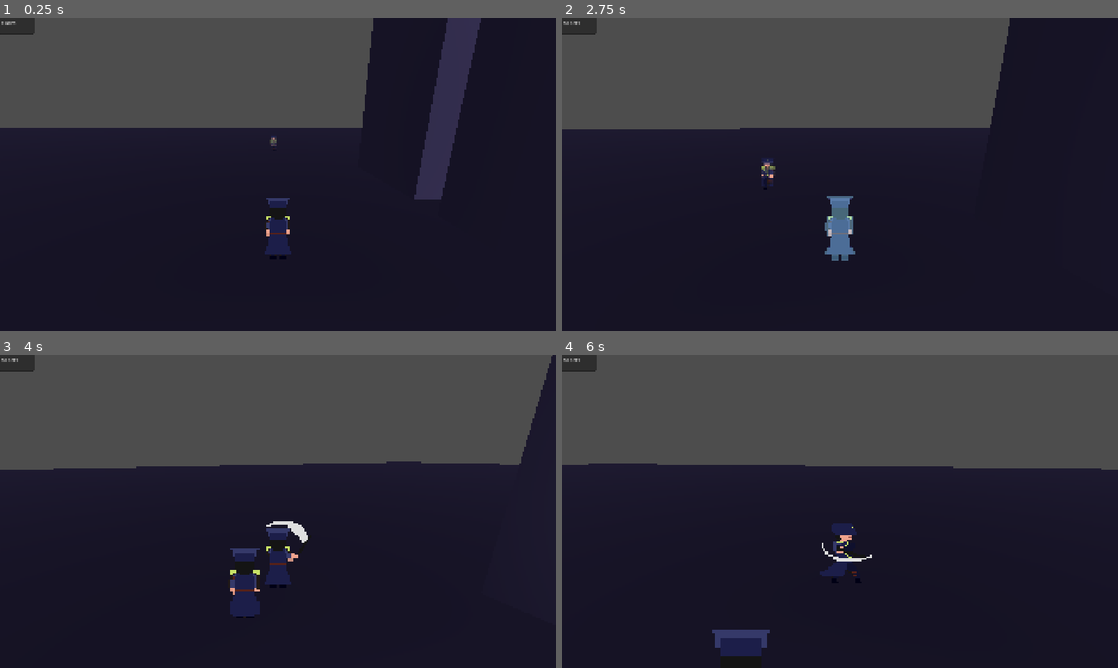
Above: before the commit, frames 1-4 (two rows, left to right).
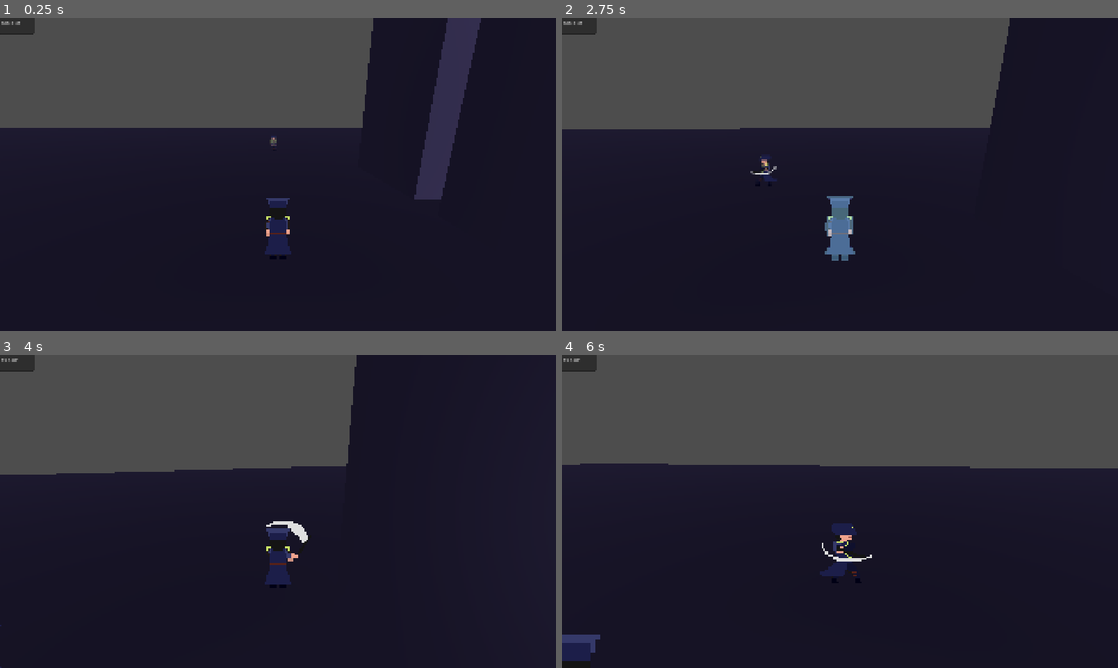
Above: after the commit, the same moments.

Repository: zenrythebard/dinamik_21_gamejam
Game: Godot game, scene res://test_assets/test_3d.tscn
The game is run twice, just before and just after one commit, with the same random seed, the same clock (stepped at 60 frames per second) and the same inputs. This scene is started directly instead of the project's main scene.
Inputs (mouse positions are in pixels of both pictures, inside the frame that each line leads up to):
- Up to frame 1 (0.25 s): no input
- Up to frame 2 (2.75 s): tap Enter (ui_accept) at 0.5, 0.77, 1.52 s; move the mouse to (867, 174) at 0.52 s; hold W (walk_forward) from 0.53 s (still down); click (867, 174) at 0.6 s; move the mouse to (812, 174) at 1.27 s; click (812, 174) at 1.35 s; move the mouse to (851, 168) at 2.02 s; tap Shift (dash) at 2.1 s; click (851, 168) at 2.3 s
- Up to frame 3 (4 s): keep holding W (walk_forward); move the mouse to (272, 517) at 2.77 s; click (272, 517) at 2.85 s; tap Enter (ui_accept) at 3.02, 3.77 s; move the mouse to (316, 514) at 3.52 s; click (316, 514) at 3.6 s
- Up to frame 4 (6 s): move the mouse to (795, 508) at 4.27 s; tap Shift (dash) at 4.35 s; tap Enter (ui_accept) at 4.52 s; click (795, 508) at 4.55 s; move the mouse to (845, 511) at 5.02 s; click (845, 511) at 5.1 s; move the mouse to (817, 505) at 5.77 s; release W (walk_forward) at 5.78 s; hold D (walk_right) from 5.78 s (still down); click (817, 505) at 5.85 s

The runs differ from the first frame. In frame 1, less than 0.1% of the frame differs, in the area x 0-4%, y 1-3%; in frame 2, 0.2%; in frame 3, 13%, in the area x 0-100%, y 0-100%; in frame 4, 1.3%.

Commit message:
health implement

Diff:
--- a/test_assets/debug_hud.gd
+++ b/test_assets/debug_hud.gd
@@ -1,15 +1,19 @@
 class_name DebugHud extends Control
 @onready var debug_text : TextEdit = $DebugText
 @export var fps_bool : bool
-
+@export var health_bool : bool
+@export var player : Player
 # Called when the node enters the scene tree for the first time.
 func _ready() -> void:
 	debug_text.text = "null"
 
 func _process(delta: float) -> void:
 	var fps_check : String
+	var health_check : String
 	if fps_bool:
-		fps_check = str(Engine.get_frames_per_second()) + "FPS"
+		fps_check = str(Engine.get_frames_per_second()) + " FPS"
 	else:
 		fps_check = ""
-	debug_text.text = fps_check
+	if health_bool:
+		health_check = str(player.health) + " HP"
+	debug_text.text = fps_check + health_check
--- a/test_assets/hurtbox_ninja.gd
+++ b/test_assets/hurtbox_ninja.gd
@@ -1,2 +1,4 @@
 class_name HurtboxNinja
 extends Area3D
+
+@export var main_body : CharacterBody3D
--- a/test_assets/hurtbox_player.gd
+++ b/test_assets/hurtbox_player.gd
@@ -1,2 +1,4 @@
 class_name HurtboxPlayer
 extends Area3D
+
+@export var main_body : CharacterBody3D
--- a/test_assets/ninja.gd
+++ b/test_assets/ninja.gd
@@ -24,11 +24,16 @@
 @export var attack_interval : float = 230
 @export var base_health : float = 100
 var health : float
+@export var base_damage : float = 5
+var damage : float
+signal death
 
 func _ready() -> void:
+	damage = base_damage
 	health = base_health
 	SPEED = base_speed
 	animation_tree.active = true
+	death.connect(on_death)
 
 func _physics_process(delta: float) -> void:
 	hurtbox.look_at(Vector3(player.global_position.x, global_position.y,player.global_position.z))
@@ -172,6 +177,11 @@
 var knockback : Vector3
 @export var weight : float = 1
 func _on_hitbox_area_entered(area: HurtboxPlayer) -> void:
-	health -= 2
+	health -= area.main_body.damage
 	var knock_dir : Vector3 = -(area.global_position - global_position).normalized()
-	knockback = knock_dir * 1 / weight
+	knockback = knock_dir * 10 / weight
+	if health < 1:
+		emit_signal("death")
+
+func on_death():
+	queue_free()
--- a/test_assets/ninja.tscn
+++ b/test_assets/ninja.tscn
@@ -21,8 +21,9 @@
 animation = &"attack_backward"
 
 [sub_resource type="AnimationNodeBlendSpace2D" id="AnimationNodeBlendSpace2D_5xeig"]
+blend_mode = 1
 blend_point_0/node = SubResource("AnimationNodeAnimation_ugkvk")
-blend_point_0/pos = Vector2(0, 0.1)
+blend_point_0/pos = Vector2(0, -0.1)
 blend_point_0/name = &"attack_forward"
 blend_point_1/node = SubResource("AnimationNodeAnimation_taggi")
 blend_point_1/pos = Vector2(-0.1, 0)
@@ -31,7 +32,7 @@
 blend_point_2/pos = Vector2(0.1, 0)
 blend_point_2/name = &"attack_right"
 blend_point_3/node = SubResource("AnimationNodeAnimation_2avmo")
-blend_point_3/pos = Vector2(0, -0.1)
+blend_point_3/pos = Vector2(0, 0.1)
 blend_point_3/name = &"attack_backward"
 
 [sub_resource type="AnimationNodeBlend2" id="AnimationNodeBlend2_071xj"]
@@ -69,6 +70,7 @@
 blend_point_3/name = &"walk_left"
 
 [sub_resource type="AnimationNodeBlendTree" id="AnimationNodeBlendTree_jc63w"]
+graph_offset = Vector2(-444.2254, 96.168274)
 nodes/output/position = Vector2(560, 176)
 nodes/oneshot_attack/node = SubResource("AnimationNodeOneShot_wurd0")
 nodes/oneshot_attack/position = Vector2(304, 144)
@@ -867,20 +869,22 @@
 radius = 4.0
 
 [sub_resource type="CylinderShape3D" id="CylinderShape3D_071xj"]
-radius = 0.6
+radius = 1.5
 
 [sub_resource type="CapsuleShape3D" id="CapsuleShape3D_4t13w"]
 radius = 0.1
 height = 1.0
 
 [sub_resource type="ConvexPolygonShape3D" id="ConvexPolygonShape3D_sq7cc"]
-points = PackedVector3Array(0, 0, 0, -1, 0, -1, -2, -1, -2, 2, -1, -2, 1, 0, -1, 2, 1, -2, -2, 1, -2)
+points = PackedVector3Array(0, 0, 0, -1, 0, -1, -2, -1, -2, 2, -1, -2, 1, 0, -1, 2, 0.5, -2, -2, 0.5, -2)
 
 [node name="Ninja" type="CharacterBody3D" unique_id=1572494235 node_paths=PackedStringArray("sprite", "animation_tree", "animation_player")]
 script = ExtResource("1_071xj")
 sprite = NodePath("AnimatedSprite3D")
 animation_tree = NodePath("AnimationTree")
 animation_player = NodePath("AnimationPlayer")
+base_health = 10.0
+weight = 10.0
 
 [node name="AnimationTree" type="AnimationTree" parent="." unique_id=1326933241]
 active = false
@@ -891,7 +895,7 @@
 parameters/oneshot_attack/request = 0
 parameters/walk/blend_position = Vector2(0.023608804, 0.06849313)
 parameters/blend_walk/blend_amount = 0.0
-parameters/attack/blend_position = Vector2(0, 0)
+parameters/attack/blend_position = Vector2(0.0016233921, 0.13242006)
 
 [node name="AnimationPlayer" type="AnimationPlayer" parent="." unique_id=1989594591]
 libraries/ = SubResource("AnimationLibrary_4vfer")
@@ -929,11 +933,12 @@
 transform = Transform3D(1, 0, 0, 0, 1, 0, 0, 0, 1, 0, -0.14830351, 0)
 shape = SubResource("CapsuleShape3D_4t13w")
 
-[node name="Hurtbox" type="Area3D" parent="." unique_id=2128364079]
+[node name="Hurtbox" type="Area3D" parent="." unique_id=2128364079 node_paths=PackedStringArray("main_body")]
 transform = Transform3D(1, 0, 0, 0, 1, 0, 0, 0, 1, 0, -0.07343745, 0)
 monitoring = false
 monitorable = false
 script = ExtResource("5_4t13w")
+main_body = NodePath("..")
 
 [node name="CollisionShape3D" type="CollisionShape3D" parent="Hurtbox" unique_id=125661826]
 transform = Transform3D(1, 0, 0, 0, 1, 0, 0, 0, 1, 0.054153442, 0, 0.24905556)
--- a/test_assets/player.tscn
+++ b/test_assets/player.tscn
@@ -1,8 +1,8 @@
 [gd_scene format=3 uid="uid://bmjpb7m47sepc"]
 
 [ext_resource type="Script" uid="uid://bgt0x8vnrh1yu" path="res://test_assets/test_character_body_3d.gd" id="1_x8nt6"]
-[ext_resource type="Texture2D" uid="uid://cfyjdavolww0x" path="res://test_assets/Guard Attack.png" id="2_m4kpu"]
 [ext_resource type="Script" uid="uid://8iljajrobc7b" path="res://test_assets/animated_sprite_3d.gd" id="3_m4kpu"]
+[ext_resource type="Texture2D" uid="uid://d4nvh577j784e" path="res://test_assets/guard sprite (1).png" id="3_o1qfp"]
 [ext_resource type="SpriteFrames" uid="uid://cafvspclrkrcp" path="res://player_sprite_frames.tres" id="4_a8lx0"]
 [ext_resource type="Script" uid="uid://dv6pumywvnfcm" path="res://test_assets/hurtbox_player.gd" id="4_bs657"]
 [ext_resource type="Script" uid="uid://vxypfxt5esft" path="res://test_assets/hitbox_player.gd" id="5_o1qfp"]
@@ -42,16 +42,16 @@
 	}
 }"
 
-[sub_resource type="AtlasTexture" id="AtlasTexture_a8lx0"]
-atlas = ExtResource("2_m4kpu")
-region = Rect2(0, 250, 112, 50)
+[sub_resource type="AtlasTexture" id="AtlasTexture_0h7nl"]
+atlas = ExtResource("3_o1qfp")
+region = Rect2(0, 0, 37, 50)
 
 [sub_resource type="ShaderMaterial" id="ShaderMaterial_m4kpu"]
 render_priority = 1
 shader = SubResource("Shader_m4kpu")
 shader_parameter/active = false
 shader_parameter/flash_color = Color(0.5488363, 0.8390103, 1, 1)
-shader_parameter/tex = SubResource("AtlasTexture_a8lx0")
+shader_parameter/tex = SubResource("AtlasTexture_0h7nl")
 shader_parameter/use_billboard = true
 shader_parameter/growth_amt = 0.6
 shader_parameter/tint = 1.0
@@ -990,8 +990,8 @@
 [sub_resource type="ConvexPolygonShape3D" id="ConvexPolygonShape3D_x8nt6"]
 points = PackedVector3Array(0, 0, 0, 40, 0, 20, 40, 0, -20)
 
-[sub_resource type="ConvexPolygonShape3D" id="ConvexPolygonShape3D_o1qfp"]
-points = PackedVector3Array(0, 0, 0, -2, 0, -1, -4, -1, -4, 4, -1, -4, 2, 0, -1, 4, 1, -4, -4, 1, -4)
+[sub_resource type="ConvexPolygonShape3D" id="ConvexPolygonShape3D_m4kpu"]
+points = PackedVector3Array(0, 0, 0, -1, 0, -1, -2, -1, -2, 2, -1, -2, 1, 0, -1, 2, 1, -2, -2, 1, -2)
 
 [sub_resource type="CapsuleShape3D" id="CapsuleShape3D_p5viw"]
 radius = 0.25
@@ -1005,6 +1005,7 @@
 script = ExtResource("1_x8nt6")
 base_speed = 3.0
 dash_strength = 5.0
+weight = 12.0
 
 [node name="AnimatedSprite3D" type="AnimatedSprite3D" parent="." unique_id=1171916046]
 transform = Transform3D(3.945, 0, 0, 0, 3.8105772, 1.0210412, 0, -1.0210412, 3.8105772, 0, 0, 0)
@@ -1071,14 +1072,15 @@
 [node name="Camera3D" type="Camera3D" parent="RotationPoint/SpringArm3D" unique_id=934735924]
 transform = Transform3D(1, 0, 0, 0, 0.9659258, 0.25881904, 0, -0.25881904, 0.9659258, 0, 0, 0)
 
-[node name="Hurtbox" type="Area3D" parent="RotationPoint" unique_id=433893785]
+[node name="Hurtbox" type="Area3D" parent="RotationPoint" unique_id=433893785 node_paths=PackedStringArray("main_body")]
 transform = Transform3D(1, 0, 0, 0, 1, 0, 0, 0, 1, 0, -2.12, 0)
 monitorable = false
 script = ExtResource("4_bs657")
+main_body = NodePath("../..")
 
 [node name="CollisionShape3D" type="CollisionShape3D" parent="RotationPoint/Hurtbox" unique_id=1997969676]
 transform = Transform3D(1, 0, 0, 0, 1, 0, 0, 0, 1, 0.054153442, 0, 0.24905556)
-shape = SubResource("ConvexPolygonShape3D_o1qfp")
+shape = SubResource("ConvexPolygonShape3D_m4kpu")
 debug_color = Color(1, 1, 1, 0.41960785)
 
 [node name="CollisionShape3D" type="CollisionShape3D" parent="." unique_id=344078812]
--- a/test_assets/test_3d.tscn
+++ b/test_assets/test_3d.tscn
@@ -22,13 +22,14 @@
 
 [node name="Node3D" type="Node3D" unique_id=763767127]
 
-[node name="DebugHud" type="Control" parent="." unique_id=586792392]
+[node name="DebugHud" type="Control" parent="." unique_id=586792392 node_paths=PackedStringArray("player")]
 layout_mode = 3
 anchors_preset = 0
 offset_right = 40.0
 offset_bottom = 40.0
 script = ExtResource("1_l0q54")
-fps_bool = true
+health_bool = true
+player = NodePath("../Player")
 
 [node name="DebugText" type="TextEdit" parent="DebugHud" unique_id=2125451446]
 layout_mode = 0
--- a/test_assets/test_character_body_3d.gd
+++ b/test_assets/test_character_body_3d.gd
@@ -10,8 +10,11 @@
 var mouse_delta : Vector2
 @export var base_health : float = 100
 var health : float
+@export var base_damage : float = 5
+var damage : float
 
 func _ready() -> void:
+	damage = base_damage
 	health = base_health
 	SPEED = base_speed
 	animation_tree.active = true
@@ -125,6 +128,6 @@
 var knockback : Vector3
 @export var weight : float = 1
 func _on_hitbox_area_entered(area: HurtboxNinja) -> void:
-	health -= 2
+	health -= area.main_body.damage
 	var knock_dir : Vector3 = -(area.global_position - global_position).normalized()
-	knockback = knock_dir * 1 / weight
+	knockback = knock_dir * 10 / weight
